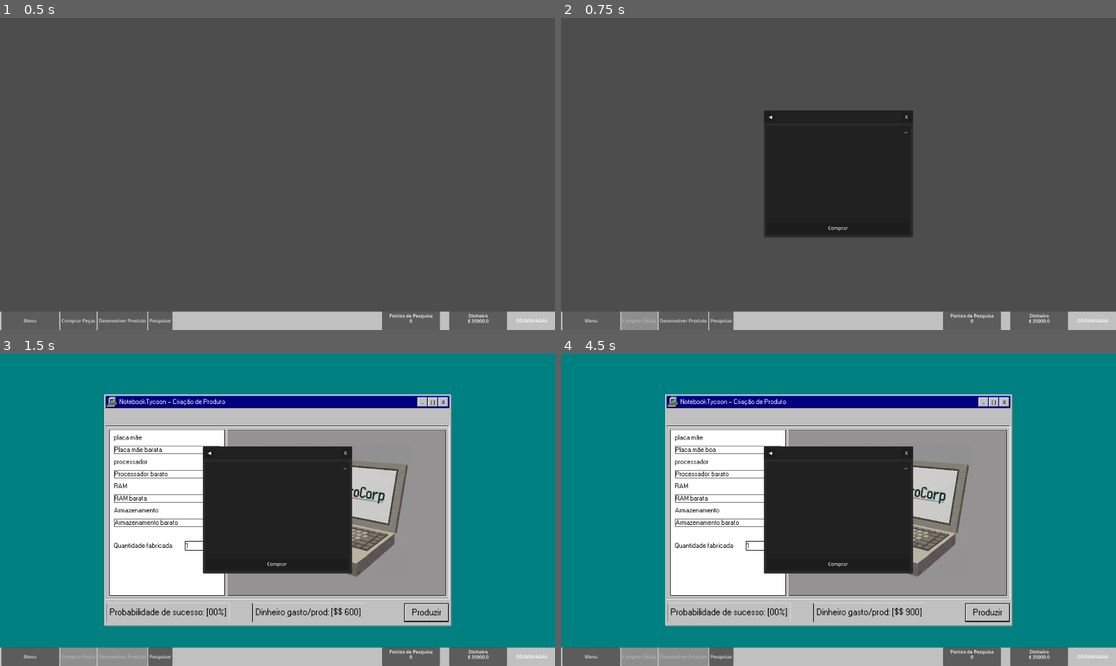
Above: before the commit, frames 1-4 (two rows, left to right).
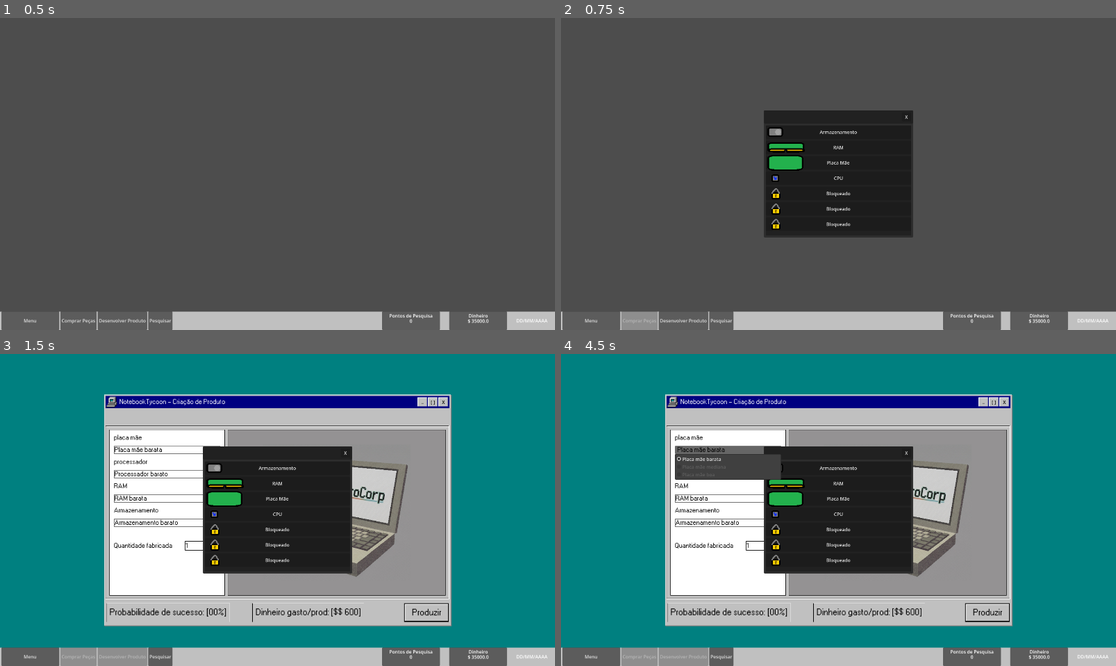
Above: after the commit, the same moments.

Repository: AnthonyBerri/NotebookTycoon
Game: Godot game, scene res://Scenes/Main.tscn
Same seed, same stepped clock (60 frames per second), same inputs: the game is played once before the commit and once after it.
Inputs:
- Up to frame 1 (0.5 s): no input
- Up to frame 2 (0.75 s): click "Comprar Peças" at 0.5 s
- Up to frame 3 (1.5 s): click "Desenvolver Produto" at 1.25 s
- Up to frame 4 (4.5 s): click "_" at 2 s; click "[ ]" at 2.75 s; click "Placa mãe barata" at 3.5 s; click "Processador barato" at 4.25 s

Frame 1 is identical in both runs. In frame 2, 1.0% of the frame differs, in the area x 37-63%, y 31-69%; in frame 3, 1.0%; in frame 4, 2.7%, in the area x 20-63%, y 29-84%.

Commit message:
oi

Diff:
--- a/Scenes/buy_menu.gd
+++ b/Scenes/buy_menu.gd
@@ -8,6 +8,7 @@
 @onready var Itens = $"ItensCompra"
 
 signal atualizar_lista(oi: String)
+signal janela_fechada()
 
 func _on_hdd_btn_pressed() -> void:
 	toggle_btns(true)
@@ -31,3 +32,7 @@
 func toggle_btns(comprar: bool) -> void:
 	Filtros.visible = !comprar
 	Itens.visible = comprar
+
+func _on_leave_menu_janela_fechada() -> void:
+	janela_fechada.emit(false, 0)
+	queue_free()
--- a/Scenes/buy_menu.tscn
+++ b/Scenes/buy_menu.tscn
@@ -85,7 +85,6 @@
 script = ExtResource("1_6wwev")
 
 [node name="Filtros" type="Control" parent="." unique_id=410974424]
-visible = false
 anchors_preset = 0
 offset_right = 40.0
 offset_bottom = 40.0
@@ -271,6 +270,7 @@
 stretch_mode = 4
 
 [node name="ItensCompra" type="Control" parent="." unique_id=98718081]
+visible = false
 anchors_preset = 0
 script = ExtResource("8_r00tc")
 
@@ -311,6 +311,7 @@
 text = "Comprar"
 
 [connection signal="atualizar_lista" from="." to="ItensCompra" method="_on_buy_menu_atualizar_lista"]
+[connection signal="janela_fechada" from="TBar/LeaveMenu" to="." method="_on_leave_menu_janela_fechada"]
 [connection signal="pressed" from="TBar/LeaveMenu" to="TBar/LeaveMenu" method="_on_pressed"]
 [connection signal="pressed" from="Filtros/HddBtn" to="." method="_on_hdd_btn_pressed"]
 [connection signal="pressed" from="Filtros/RamBtn" to="." method="_on_ram_btn_pressed"]
--- a/Scripts/dados_compra.gd
+++ b/Scripts/dados_compra.gd
@@ -1,9 +1,9 @@
 extends Node
 
+# TODO: A Compra é uma gambiarra impossível de expandir, vou mudar isso depois do protótipo. - Marcos
 
-# TODO: A Compra é uma gambiarra impossível de expandir, vou mudar isso depois do protótipo. - Marcos
 # Ruim
-var HddRComprado: bool = false
+var HddRComprado: bool = true
 var HddRPreco: float = 50.0
 # Media
 var HddMComprado: bool = false
@@ -12,21 +12,21 @@
 var HddBComprado: bool = false
 var HddBPreco: float = 250.0
 
-var RamRComprada: bool = false
+var RamRComprada: bool = true
 var RamRPreco: float = 50.0
 var RamMComprada: bool = false
 var RamMPreco: float = 100.0
 var RamBComprada: bool = false
 var RamBPreco: float = 250.0
 
-var MbrRComprada: bool = false
+var MbrRComprada: bool = true
 var MbrRPreco: float = 50.0
 var MbrMComprada: bool = false
 var MbrMPreco: float = 100.0
 var MbrBComprada: bool = false
 var MbrBPreco: float = 250.0
 
-var CpuRComprada: bool = false
+var CpuRComprada: bool = true
 var CpuRPreco: float = 50.0
 var CpuMComprada: bool = false
 var CpuMPreco: float = 100.0
--- a/Scripts/product_development.gd
+++ b/Scripts/product_development.gd
@@ -19,6 +19,7 @@
 var grafico
 
 func _ready() -> void:
+	atualizar_pecas_compradas()
 	atualizar_status_producao()
 
 func _on_produzir_button_pressed():
@@ -51,9 +52,33 @@
 	else:
 		return "$ %.1f%s" % [valor_reduzido, sufixos[index]]
 
+func atualizar_pecas_compradas():
+	if (DadosCompra.HddRComprado == false):
+		armazenamento_options.set_item_disabled(0, true)
+		armazenamento_options.selected = -1
+	if (DadosCompra.HddMComprado == false): armazenamento_options.set_item_disabled(1, true)
+	if (DadosCompra.HddBComprado == false): armazenamento_options.set_item_disabled(2, true)
+
+	if (DadosCompra.RamRComprada == false):
+		ram_options.set_item_disabled(0, true)
+		ram_options.selected = -1
+	if (DadosCompra.RamMComprada == false): ram_options.set_item_disabled(1, true)
+	if (DadosCompra.RamBComprada == false): ram_options.set_item_disabled(2, true)
+
+	if (DadosCompra.MbrRComprada == false):
+		placa_mae_options.set_item_disabled(0, true)
+		placa_mae_options.selected = -1
+	if (DadosCompra.MbrMComprada == false): placa_mae_options.set_item_disabled(1, true)
+	if (DadosCompra.MbrBComprada == false): placa_mae_options.set_item_disabled(2, true)
+
+	if (DadosCompra.CpuRComprada == false):
+		processador_options.set_item_disabled(0, true)
+		processador_options.selected = -1
+	if (DadosCompra.CpuMComprada == false): processador_options.set_item_disabled(1, true)
+	if (DadosCompra.CpuBComprada == false): processador_options.set_item_disabled(2, true)
 
 # Called every frame. 'delta' is the elapsed time since the previous frame.
-func _process(delta: float) -> void:
+func _process(_delta: float) -> void:
 	var pm_id = placa_mae_options.selected
 	var p_id = processador_options.selected
 	var rm_id = ram_options.selected
@@ -71,6 +96,7 @@
 	total_label.text = "Dinheiro gasto/prod: [$" + formatar_dinheiro_tycoon(custo_total) + "]"
 
 
+
 func _on_button_3_pressed() -> void:
 	janela_fechada.emit(false, 0)
 	queue_free()
--- a/project.godot
+++ b/project.godot
@@ -11,7 +11,7 @@
 [application]
 
 config/name="Notebook Tycoon"
-run/main_scene="uid://0ghmojrv2i0x"
+run/main_scene="uid://dqusu4amgh7g"
 config/features=PackedStringArray("4.6", "Forward Plus")
 config/icon="res://icon.svg"
 
Not shown: 1 places in Scenes/Main.tscn that only renumber resources
Not shown: 1 places in Scenes/ProductDevelopment.tscn that only renumber resources
